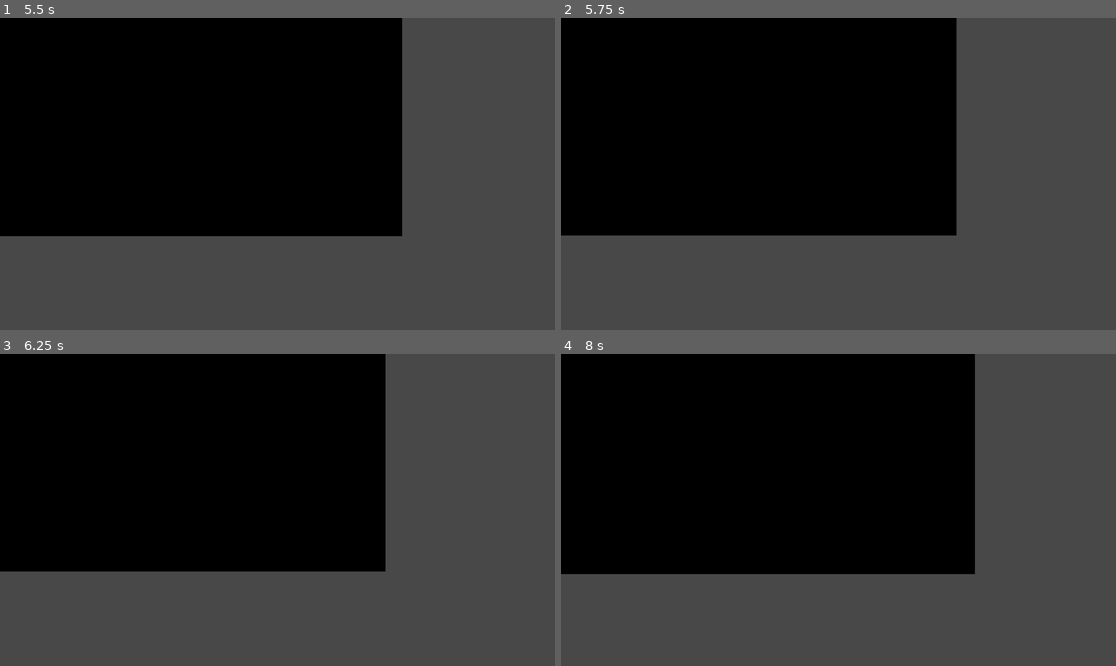
Above: before the commit, frames 1-4 (two rows, left to right).
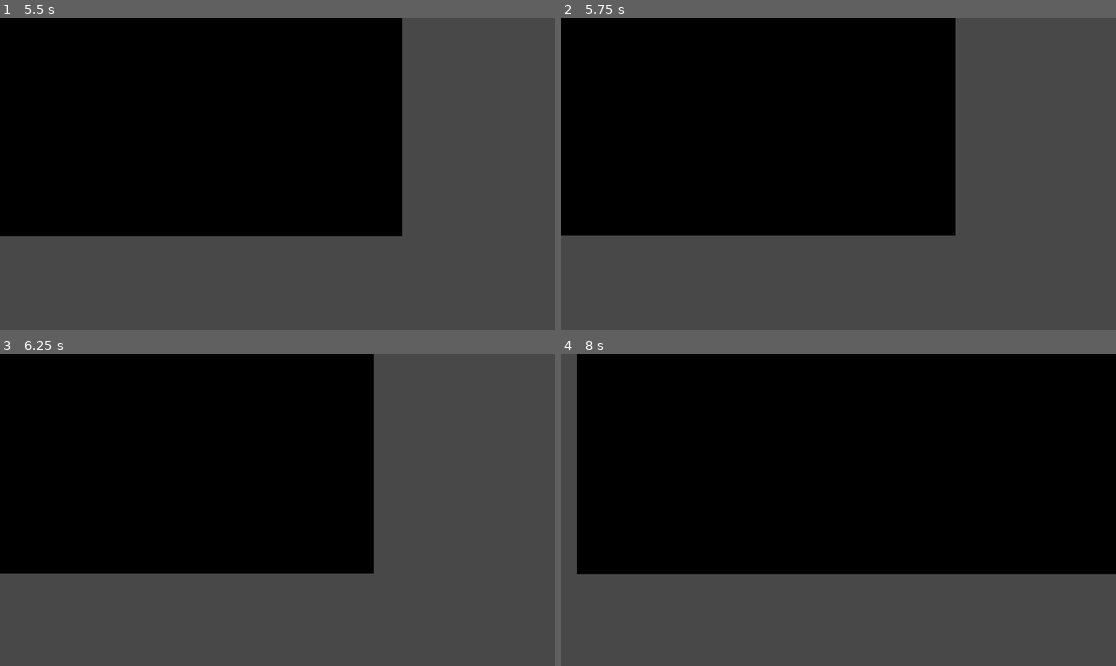
Above: after the commit, the same moments.

Repository: EdwardStanford7/MistbornGame
Game: Godot game, scene res://Levels/tin_test.tscn
Two runs of this game, one before a commit and one after it. Both use one fixed random seed, a clock stepped at 60 frames per second and the inputs below. This scene is started directly instead of the project's main scene.
Inputs (mouse positions are in pixels of both pictures, inside the frame that each line leads up to):
- Up to frame 1 (5.5 s): tap Enter (enter_loading_zone) at 0.5 s; move the mouse to (399, 158) at 0.52 s; hold D (right) 0.53-2.03 s; tap T (tin) at 0.6, 1.55, 2.3, 3.05, 3.8, 4.35, 5.3 s; tap Space (jump) at 0.77, 1.52, 3.02, 3.77, 4.25, 4.52 s; move the mouse to (166, 189) at 1.27 s; tap B (brass) at 1.35 s; move the mouse to (333, 105) at 2.02 s; hold A (left) 2.03-2.78 s; hold Shift (iron) 2.03-2.78 s; move the mouse to (249, 236) at 2.77 s; hold D (right) 2.78-4.28 s; tap Ctrl (steel) at 2.85 s; move the mouse to (444, 220) at 3.52 s; click (444, 220) at 3.6 s; move the mouse to (111, 127) at 4.27 s; hold A (left) 4.28-5.03 s; move the mouse to (305, 174) at 5.02 s; hold D (right) from 5.03 s (still down); tap Z (zinc) at 5.1 s
- Up to frame 2 (5.75 s): keep holding D (right)
- Up to frame 3 (6.25 s): move the mouse to (194, 432) at 5.77 s; release D (right) at 5.78 s; hold A (left) from 5.78 s (still down); tap T (tin) at 5.85 s; tap Space (jump) at 6.02 s
- Up to frame 4 (8 s): move the mouse to (960, 494) at 6.52 s; tap B (brass) at 6.6 s; tap Space (jump) at 6.77, 7.52 s; tap T (tin) at 6.8, 7.55 s; move the mouse to (727, 525) at 7.27 s; release A (left) at 7.28 s; hold D (right) from 7.28 s (still down); tap Shift (iron) at 7.35 s

Frame 1 is identical in both runs. In frame 2, 0.2% of the frame differs, in the area x 71-72%, y 0-70%; in frame 3, 1.9%; in frame 4, 20%, in the area x 0-100%, y 0-71%.

Commit message:
trololol totally forgot stun logic

Diff:
--- a/Scripts/player.gd
+++ b/Scripts/player.gd
@@ -221,6 +221,9 @@
 	return abs(velocity.y) < 0.1
 
 func get_stunned():
+	if !tin_active:
+		return
+
 	enter_loading_zone.emit() # This is soooooo bad but it might be the best way to do it
 	iron_released.emit()
 	steel_released.emit()
